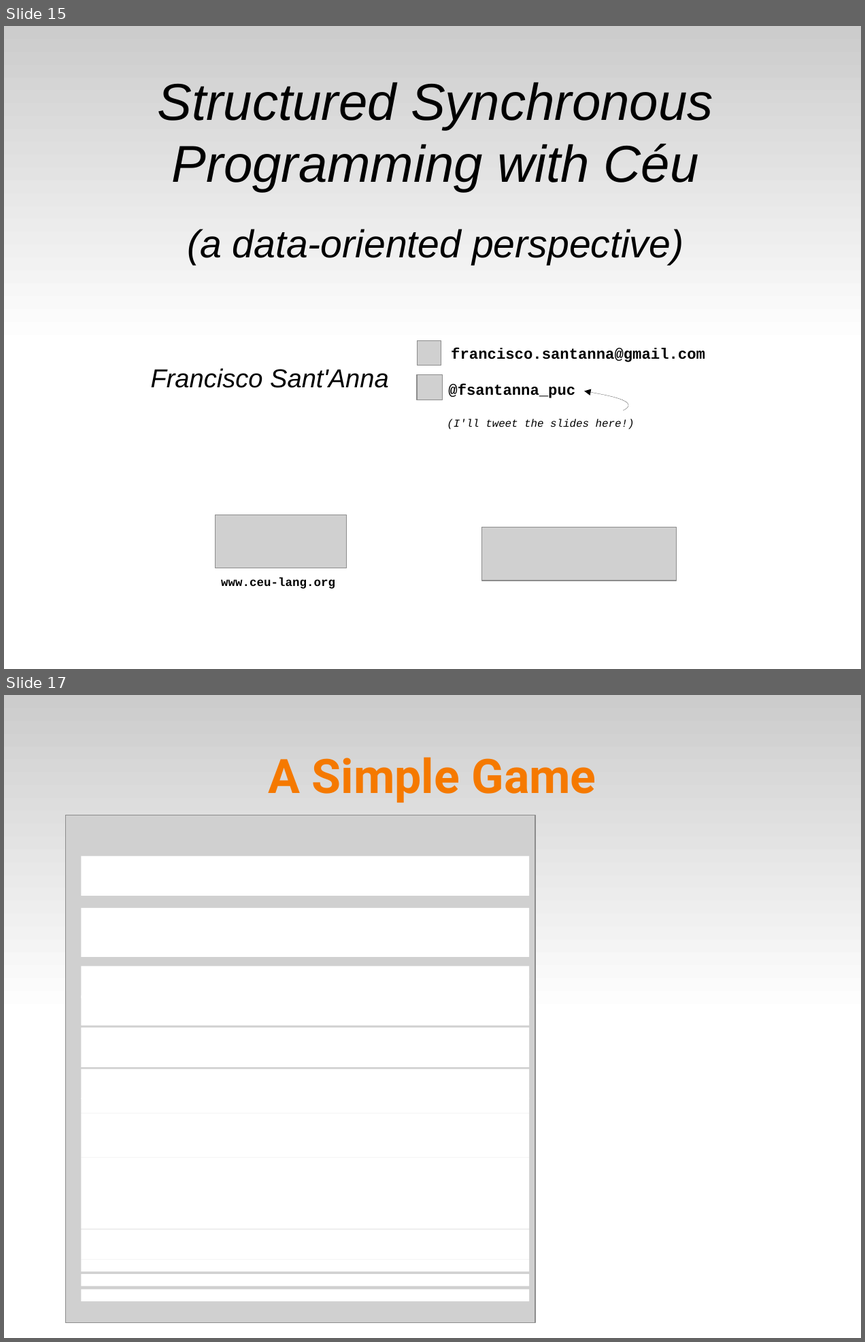
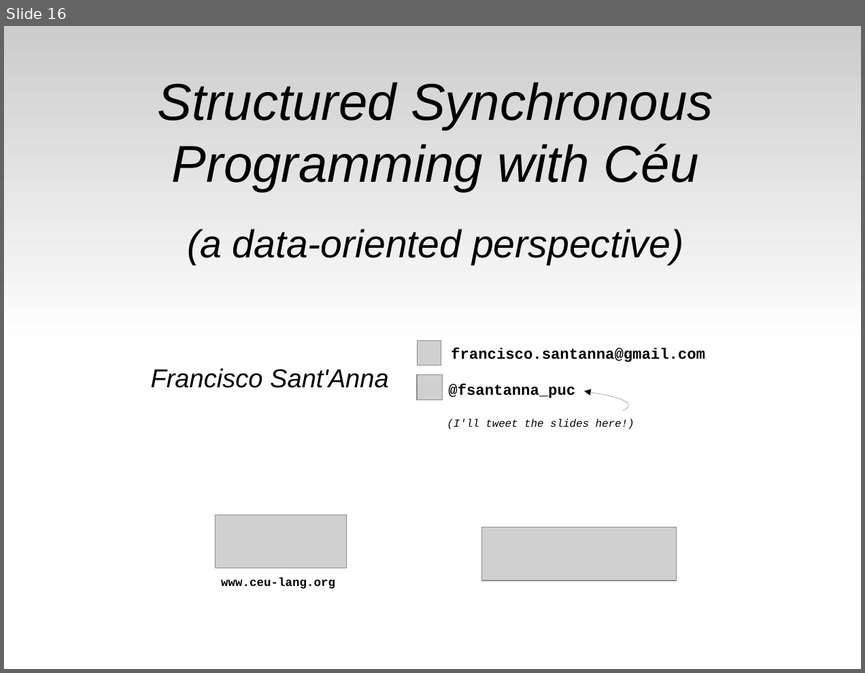
Before and after one commit to fsantanna-no/ceu-docs, a slide deck: ceu_curryon.odp. Shown one above the other, each under a label of ours: slides 15 and 17 before the commit, slide 16 after it; the slides between them are not shown. The pictures are 865x1342 and 865x673 pixels, drawn with LibreOffice and Linux fonts; fonts in the diff are those of the drawing; grey boxes stand for pictures. Boxes give left, top, right and bottom in pixels: in the first picture for what was removed or moved away, otherwise in the second. Text is boxed around its words. In the diff, an @@ line names an element or a change of style, - is before the commit and + after.

```diff
--- a/ceu_curryon.odp
+++ b/ceu_curryon.odp
@@ slide 17 removed at [4, 695, 861, 1338], background #FFFFFF; not listed: 1 template element that a slide beside it also shows @@
@@ title removed at [268, 757, 596, 802] @@
-A Simple Game
@@ picture removed at [65, 815, 535, 1323] @@
@@ rectangle removed at [81, 856, 530, 896] @@
@@ rectangle removed at [81, 908, 530, 957] @@
@@ rectangle removed at [81, 966, 530, 998] @@
@@ rectangle removed at [81, 995, 530, 1025] @@
@@ rectangle removed at [81, 1027, 530, 1067] @@
@@ rectangle removed at [81, 1069, 530, 1100] @@
@@ rectangle removed at [81, 1098, 530, 1113] @@
@@ rectangle removed at [81, 1113, 530, 1157] @@
@@ rectangle removed at [81, 1157, 530, 1229] @@
@@ rectangle removed at [81, 1229, 530, 1259] @@
@@ rectangle removed at [81, 1259, 530, 1272] @@
@@ rectangle removed at [81, 1274, 530, 1287] @@
@@ rectangle removed at [81, 1289, 530, 1302] @@
@@ what was slide 15 is now slide 16 @@
```
Also in this commit, not shown: 4 slides changed, 2 slides added, 2 other slides removed, 4 other files.
